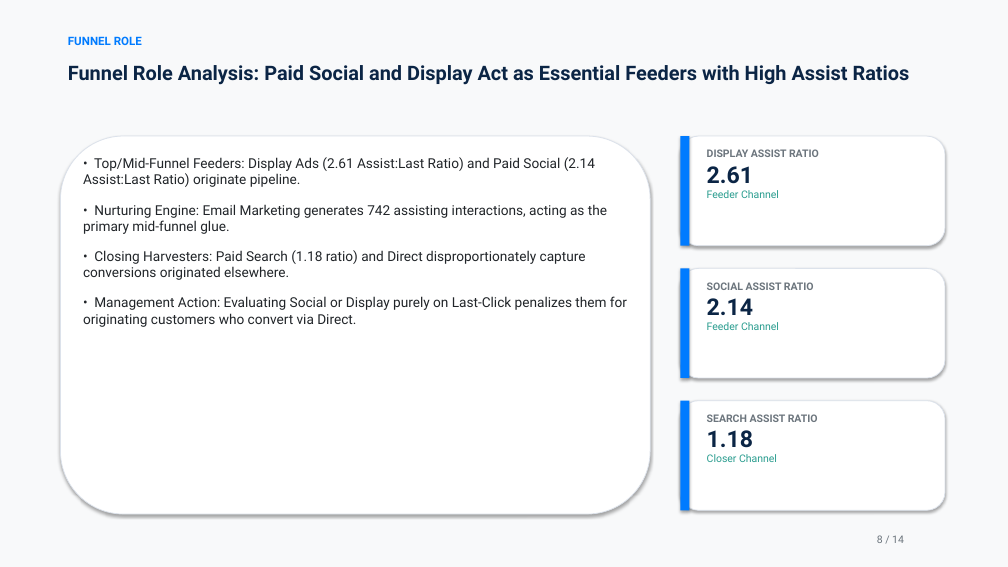
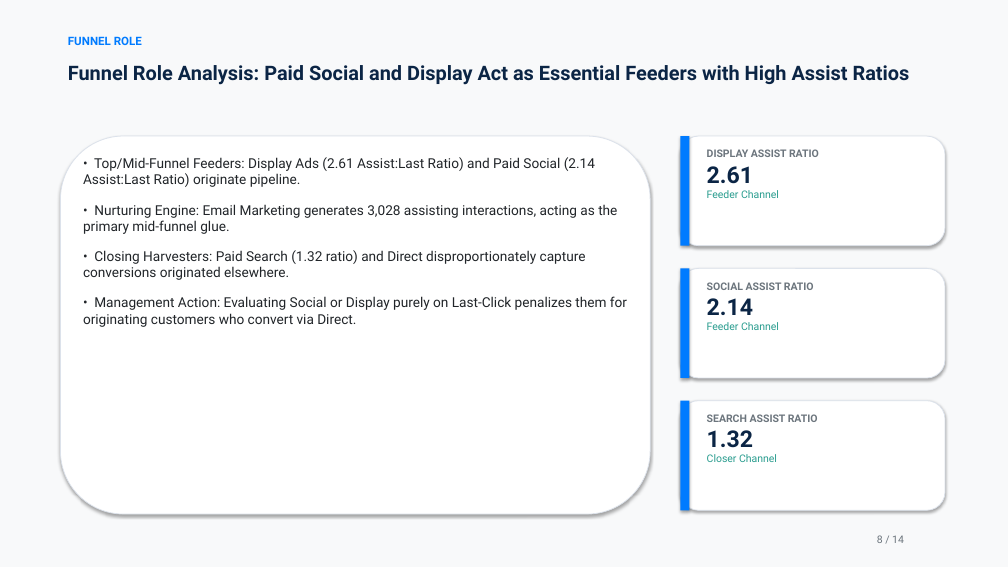
Before and after one commit to JNikhil11/grito-marketing-attribution-analytics, a slide deck: slide 8 of presentation/Grito_Attribution_Deck.pptx. Drawn at 1008x567 pixels with LibreOffice and Linux fonts; fonts in the diff are those of the drawing. Boxes give left, top, right and bottom in pixels: in the first picture for what was removed or moved away, otherwise in the second. Text is boxed around its words. In the diff, an @@ line names an element or a change of style, - is before the commit and + after.

```diff
--- a/presentation/Grito_Attribution_Deck.pptx
+++ b/presentation/Grito_Attribution_Deck.pptx
@@ text at [83,204,617,280]: text changed @@
-• Nurturing Engine: Email Marketing generates 742 assisting interactions, acting as the primary mid-funnel glue.
-• Closing Harvesters: Paid Search (1.18 ratio) and Direct disproportionately capture conversions originated elsewhere.
+• Nurturing Engine: Email Marketing generates 3,028 assisting interactions, acting as the primary mid-funnel glue.
+• Closing Harvesters: Paid Search (1.32 ratio) and Direct disproportionately capture conversions originated elsewhere.
@@ text at [707,430,753,448]: text changed @@
-1.18
+1.32
```
Also in this commit, not shown: 12 other slides changed, 32 other files.
